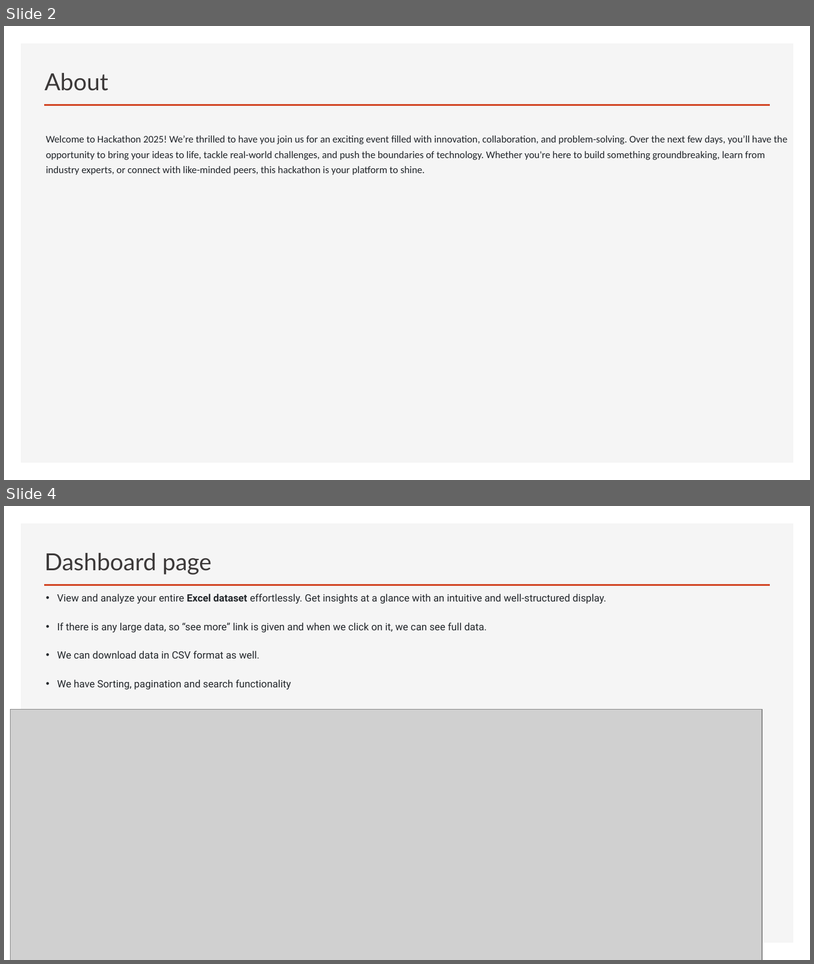
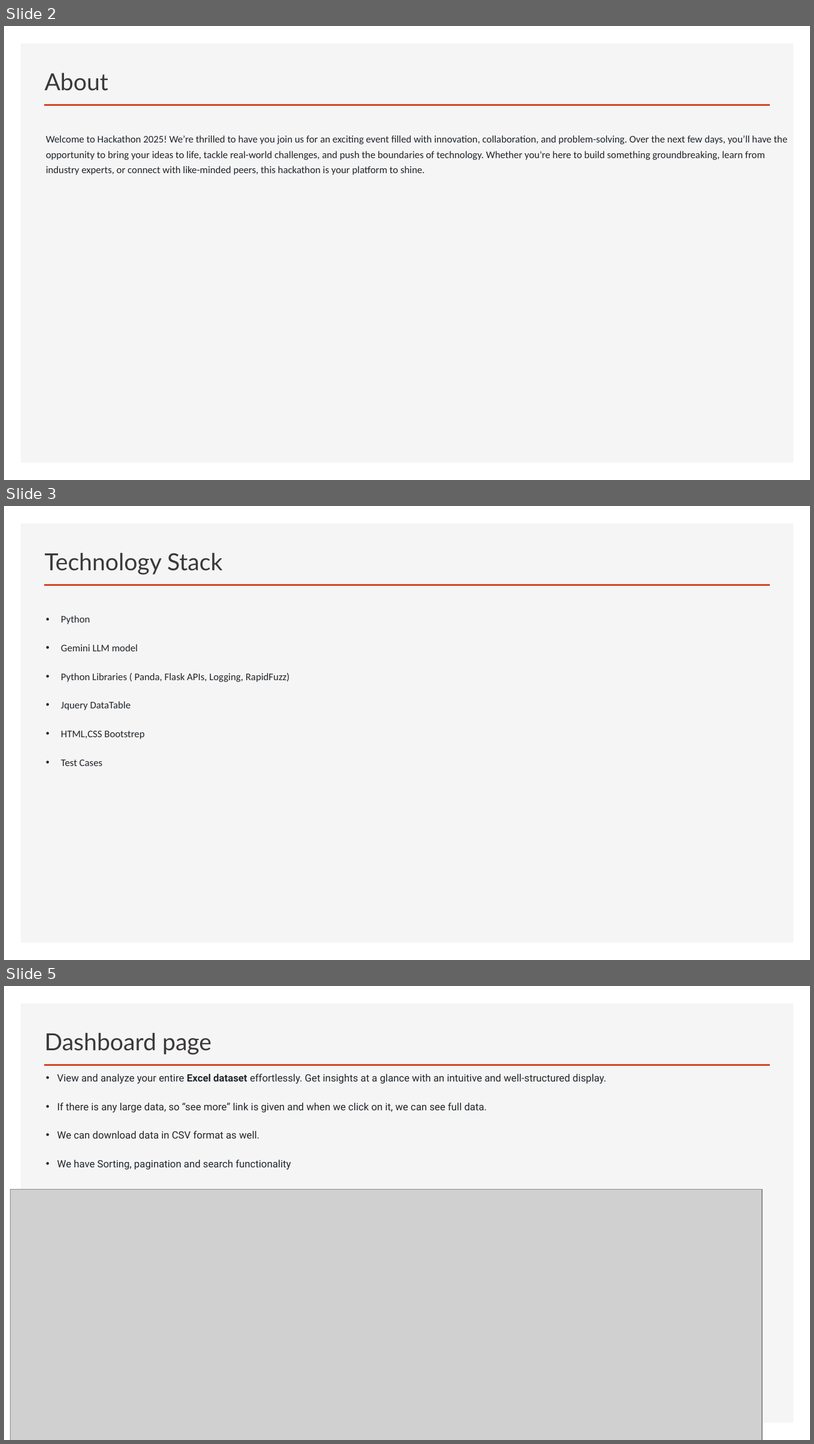
Before and after one commit to ewfx/gaidp-gen-ai-explorer, a slide deck: artifacts/arch/gen-ai-explorer.pptx. Shown one above the other, each under a label of ours: slides 2 and 4 before the commit, slides 2, 3 and 5 after it; the slides between them are not shown. The pictures are 814x964 and 814x1444 pixels, drawn with LibreOffice and Linux fonts; fonts in the diff are those of the drawing; grey boxes stand for pictures. Boxes give left, top, right and bottom in pixels: in the first picture for what was removed or moved away, otherwise in the second. Text is boxed around its words. In the diff, an @@ line names an element or a change of style, - is before the commit and + after.

```diff
--- a/artifacts/arch/gen-ai-explorer.pptx
+++ b/artifacts/arch/gen-ai-explorer.pptx
@@ slide 3 added at (4,506,810,960), background #FFFFFF; not listed: 2 template elements that a slide beside it also shows @@
@@ title added at (45,553,222,574), 28 pt, text #3B3838 @@
+Technology Stack
@@ text added at (61,615,290,766), 12 pt, text #1F2328 @@
+• Python
+• Gemini LLM model
+• Python Libraries ( Panda, Flask APIs, Logging, RapidFuzz)
+• Jquery DataTable
+• HTML,CSS Bootstrep
+• Test Cases
@@ what was slide 4 is now slide 5 @@
```
